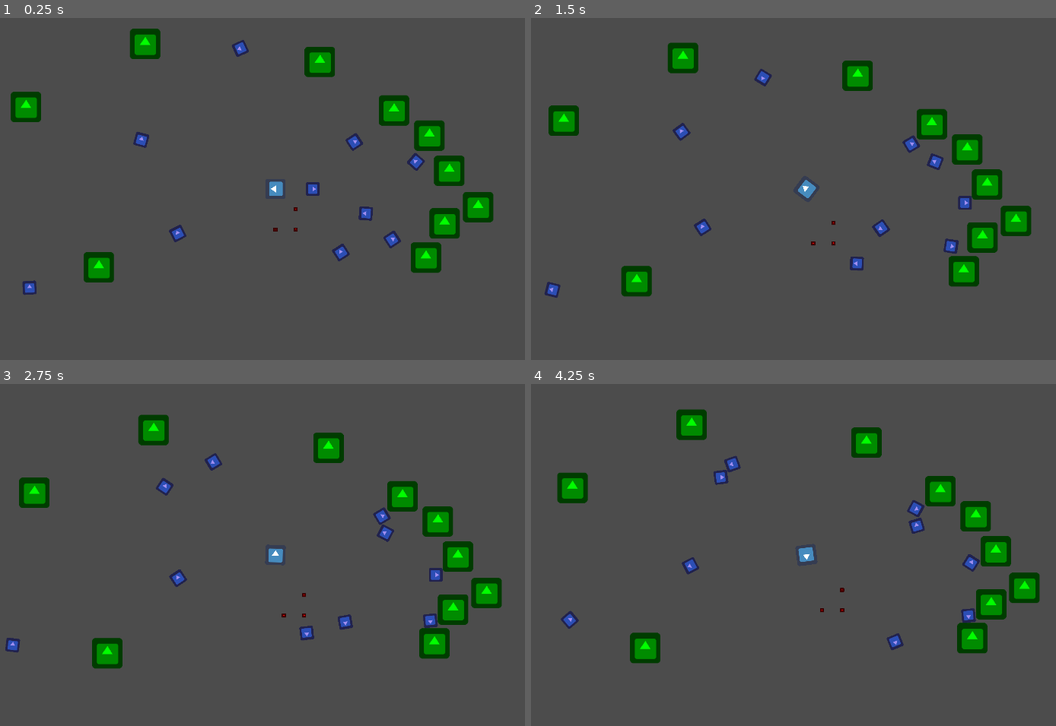
Above: before the commit, frames 1-4 (two rows, left to right).
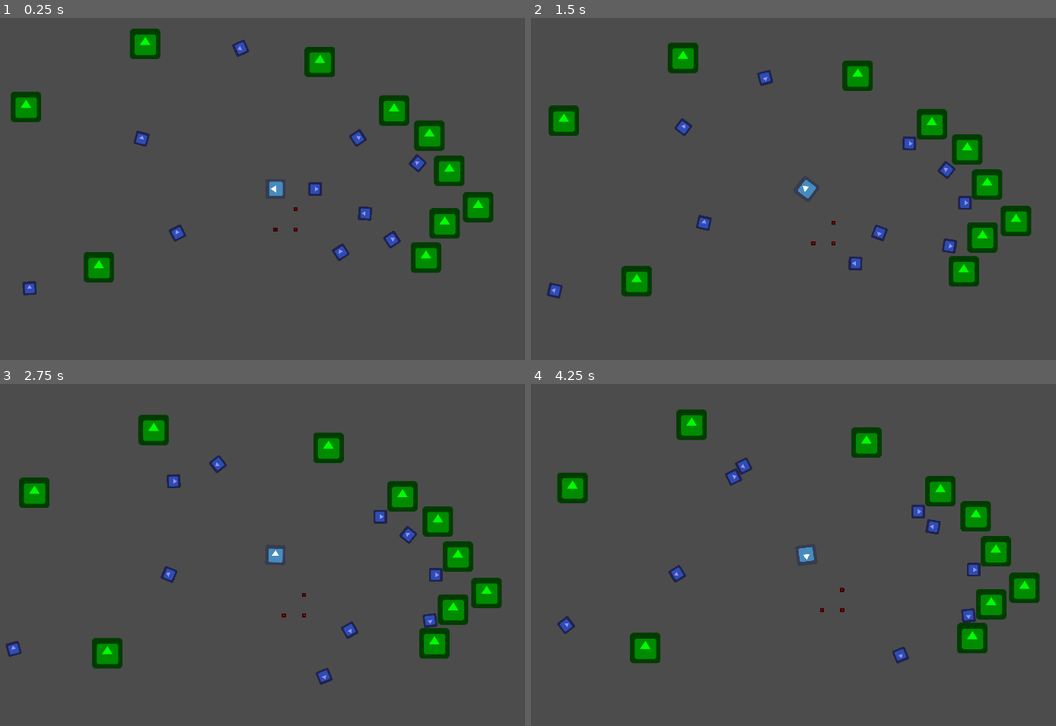
Above: after the commit, the same moments.

Repository: ebrahimebrahim/hungry_and_slow
Game: Godot game, scene res://Main.tscn
The game is run twice, just before and just after one commit, with the same random seed, the same clock (stepped at 60 frames per second) and the same inputs. The engine's default icon, where the game draws it, is replaced by a stand-in: a white triangle on a blue panel in a dark square.
Inputs (mouse positions are in pixels of both pictures, inside the frame that each line leads up to):
- Up to frame 1 (0.25 s): no input
- Up to frame 2 (1.5 s): move the mouse to (940, 171) at 0.52 s; click (940, 171) at 0.67 s; move the mouse to (683, 206) at 1.27 s; click (683, 206) at 1.42 s
- Up to frame 3 (2.75 s): move the mouse to (336, 479) at 2.02 s; click (336, 479) at 2.17 s
- Up to frame 4 (4.25 s): move the mouse to (777, 623) at 2.77 s; click (777, 623) at 2.92 s; move the mouse to (987, 606) at 3.52 s; click (987, 606) at 3.67 s

The runs differ from the first frame. In frame 1, 0.4% of the frame differs, in the area x 4-82%, y 6-82%; in frame 2, 0.9%; in frame 3, 1.2%; in frame 4, 1.4%, in the area x 5-86%, y 21-82%.

Commit message:
randomize some prey parameters

Diff:
--- a/hungry_and_slow/Prey.gd
+++ b/hungry_and_slow/Prey.gd
@@ -1,6 +1,6 @@
 extends "Creature.gd"
 
-export var panic_time = 3 # will be the wait_time of child node panic timer
+
 
 
 const TreeStructure = preload("res://TreeStructure.gd")
@@ -12,8 +12,8 @@
 # Used for seeking_safety
 var last_known_danger_pos = null # will be a Vector2
 
-var max_speed = 300
-
+onready var max_speed = 100 + randi()%300
+onready var panic_time = 1 + randf()*3 # will be the wait_time of child node panic timer
 onready var panic_cooldown = get_node("Panic Cooldown")
 
 
